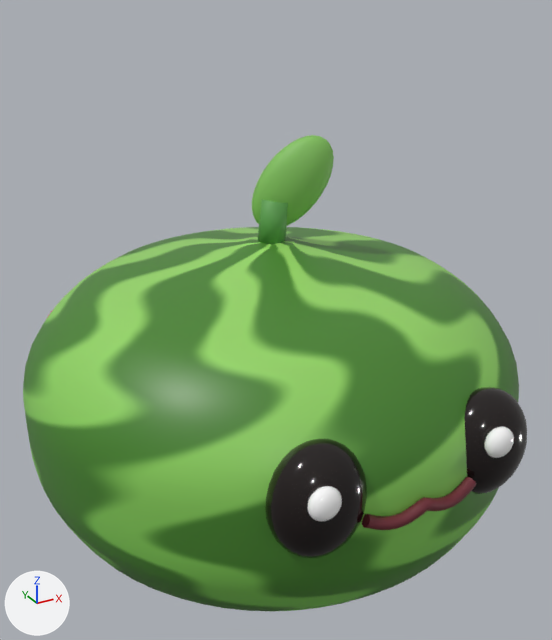
Before and after pictures for a commit that changed the glTF model pet-game/assets/resources/models/fruit/watermelon/watermelon.glb.
The view is the same before and after, from a 50 mm lens placed at (-0.658, -1.216, 1.063), pointed at (-0.004, -0.026, 0.468). Lighting does not change. The marker at lower left points along +X, +Y and +Z. The picture after the commit comes second. Vertices at exactly the same position are counted once.

In view in the first picture: 'EyeL', 'EyeR', 'HLL', 'HLR', 'Leaf', 'Mouth', 'Stem', 'Watermelon'.
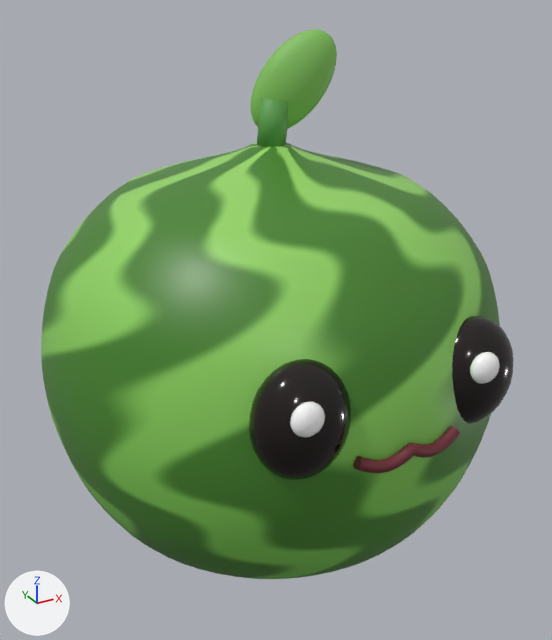
Patch to the scene script:
```diff
--- a/pet-game/assets/resources/models/fruit/watermelon/watermelon.glb.py
+++ b/pet-game/assets/resources/models/fruit/watermelon/watermelon.glb.py
@@ me_球体_001 @@
 # used by ob_eyel; location = (0.0, 0.0, 0.0)
-me_球体_001.from_pydata(...)  # 362 vertices, 720 faces; spans x -0.24..-0.08, y -0.494..-0.374, z 0.277..0.467
+me_球体_001.from_pydata(...)  # 362 vertices, 720 faces; spans x -0.24..-0.08, y -0.445..-0.325, z 0.385..0.575
+# me_球体_001 part 1: the whole mesh is moved by (0.0, 0.049, 0.108)
 me_球体_001.materials.append(mat_eye)
@@ me_球体_003 @@
 # used by ob_eyer; location = (0.0, 0.0, 0.0)
-me_球体_003.from_pydata(...)  # 362 vertices, 720 faces; spans x 0.08..0.24, y -0.494..-0.374, z 0.277..0.467
+me_球体_003.from_pydata(...)  # 362 vertices, 720 faces; spans x 0.08..0.24, y -0.445..-0.325, z 0.385..0.575
+# me_球体_003 part 2: the whole mesh is moved by (0.0, 0.049, 0.108)
 me_球体_003.materials.append(mat_eye)
@@ me_球体_004 @@
 # used by ob_hlr; location = (0.0, 0.0, 0.0)
-me_球体_004.from_pydata(...)  # 362 vertices, 720 faces; spans x 0.11..0.162, y -0.5092..-0.4752, z 0.384..0.436
+me_球体_004.from_pydata(...)  # 362 vertices, 720 faces; spans x 0.11..0.162, y -0.4604..-0.4264, z 0.492..0.544
+# me_球体_004 part 3: the whole mesh is moved by (0.0, 0.0488, 0.108)
 me_球体_004.materials.append(mat_highlight)
@@ me_球体_007 @@
 # used by ob_leaf; location = (0.0, 0.0, 0.0)
-me_球体_007.from_pydata(...)  # 362 vertices, 720 faces; spans x -0.025..0.115, y -0.044..0.044, z 0.638..0.812
+me_球体_007.from_pydata(...)  # 362 vertices, 720 faces; spans x -0.025..0.115, y -0.044..0.044, z 0.818..0.992
+# me_球体_007 part 4: the whole mesh is moved by (0.0, 0.0, 0.18)
 me_球体_007.materials.append(mat_scallop)
@@ me_mouthpath @@
 # used by ob_mouth; location = (0.0, 0.0, 0.0)
-me_mouthpath.from_pydata(...)  # 204 vertices, 404 faces; spans x -0.106..0.106, y -0.498..-0.468, z 0.314..0.35
+me_mouthpath.from_pydata(...)  # 204 vertices, 404 faces; spans x -0.098..0.098, y -0.458..-0.428, z 0.389..0.425
+# me_mouthpath part 5: the whole mesh is scaled about its middle by (0.918, 0.986, 0.995), then moved by (0.0, 0.04, 0.075)
 me_mouthpath.materials.append(mat_mouth)
@@ me_柱体 @@
 # used by ob_stem; location = (0.0, 0.0, 0.0)
-me_柱体.from_pydata(...)  # 32 vertices, 60 faces; spans x -0.0208..0.0328, y -0.0285..0.0345, z 0.6068..0.7032
+me_柱体.from_pydata(...)  # 32 vertices, 60 faces; spans x -0.0208..0.0328, y -0.0285..0.0345, z 0.7868..0.8832
+# me_柱体 part 6: the whole mesh is moved by (0.0, 0.0, 0.18)
 me_柱体.materials.append(mat_stem)
@@ me_球体 @@
 # used by ob_watermelon; location = (0.0, 0.0, 0.0)
-me_球体.from_pydata(...)  # 2498 vertices, 4992 faces; spans x -0.48..0.48, y -0.48..0.48, z 0.0..0.62
+me_球体.from_pydata(...)  # 2498 vertices, 4992 faces; spans x -0.44..0.44, y -0.44..0.44, z 0.0..0.8
+# me_球体 part 7: 2433 of 2498 vertices moved; they spanned x -0.48..0.48, y -0.48..0.48, z 0.004..0.62 and now span x -0.44..0.44, y -0.44..0.44, z 0.005..0.8; mean shift (0.0, 0.0, 0.092); largest move (0.0, 0.0, 0.62) -> (0.0, 0.0, 0.8)
 me_球体.materials.append(mat_watermelon)
```

Location of each change, (x1, y1, x2, y2) in pixels of the pictures (552 x 640 px):
'Watermelon', reshaped (7% narrower, 14% taller)
    before: (23, 227, 519, 611)
    after: (41, 143, 500, 579)
'EyeL', moved
    before: (265, 439, 367, 558)
    after: (249, 359, 351, 480)
'Leaf', moved
    before: (252, 135, 334, 226)
    after: (251, 29, 337, 129)
'EyeR', moved
    before: (464, 387, 527, 494)
    after: (452, 316, 514, 424)
'Mouth', moved, rescaled (6% narrower, 13% shorter)
    before: (362, 476, 476, 530)
    after: (353, 426, 460, 473)
'Stem', moved
    before: (258, 199, 288, 244)
    after: (257, 98, 289, 147)
'HLR', moved
    before: (484, 426, 514, 458)
    after: (470, 352, 500, 384)
